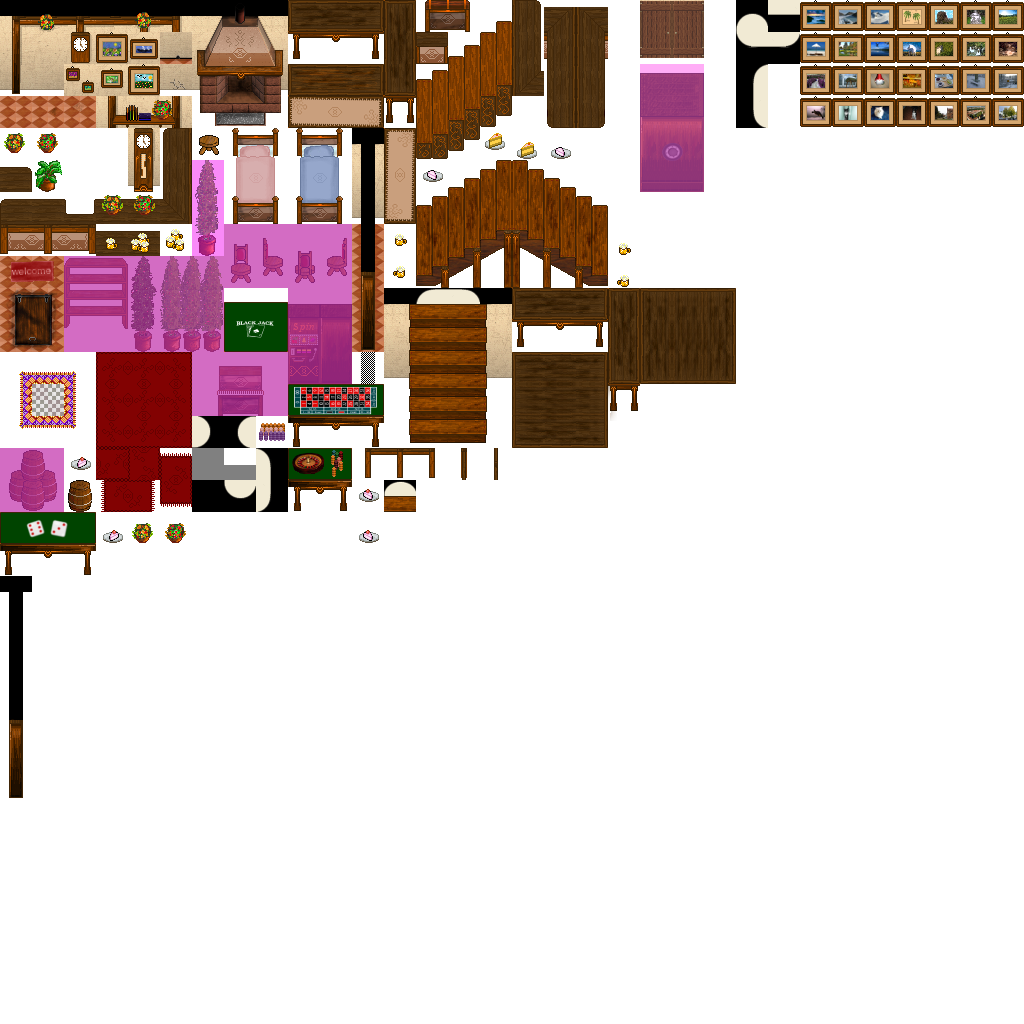
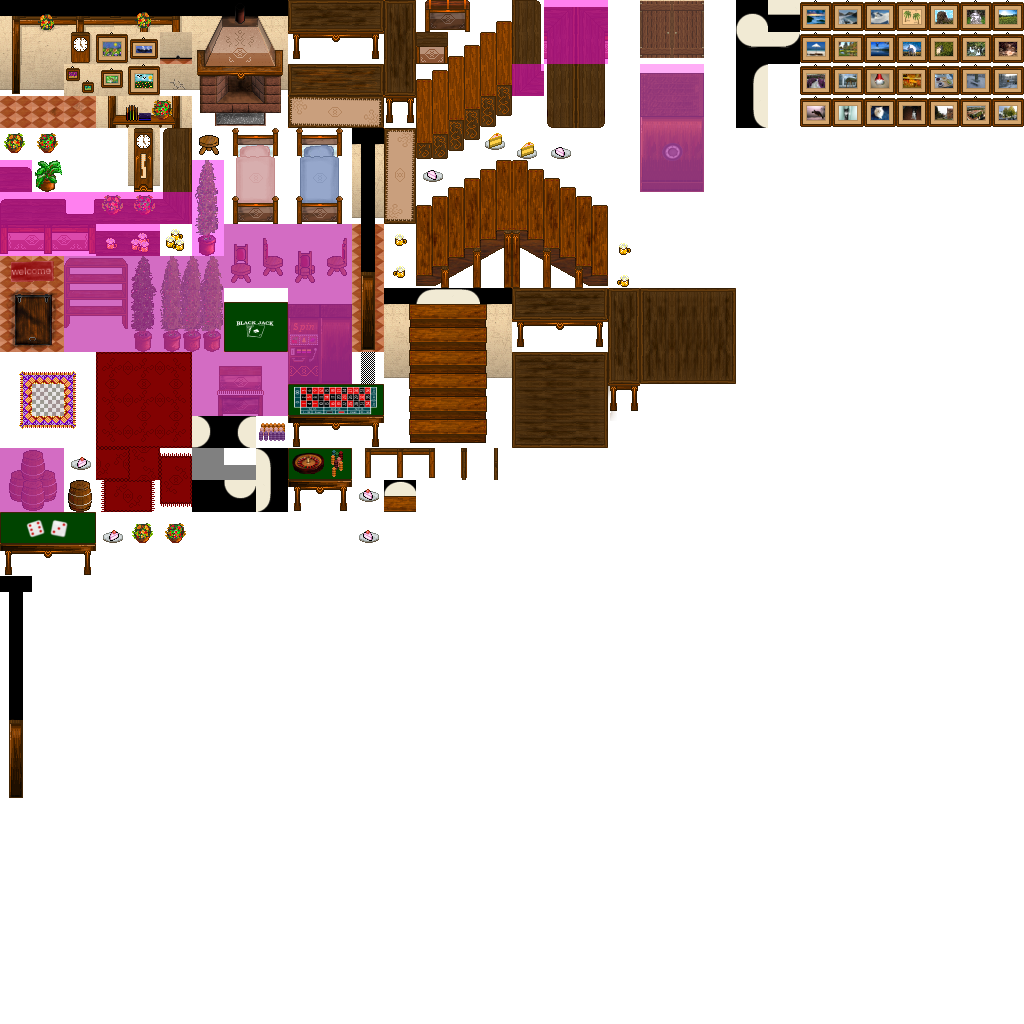
The second 1024x1024 image is a revision of the first. Changes to its layers:
added layer "pinklayer" above "Würfel" over [0, 0, 608, 256]
